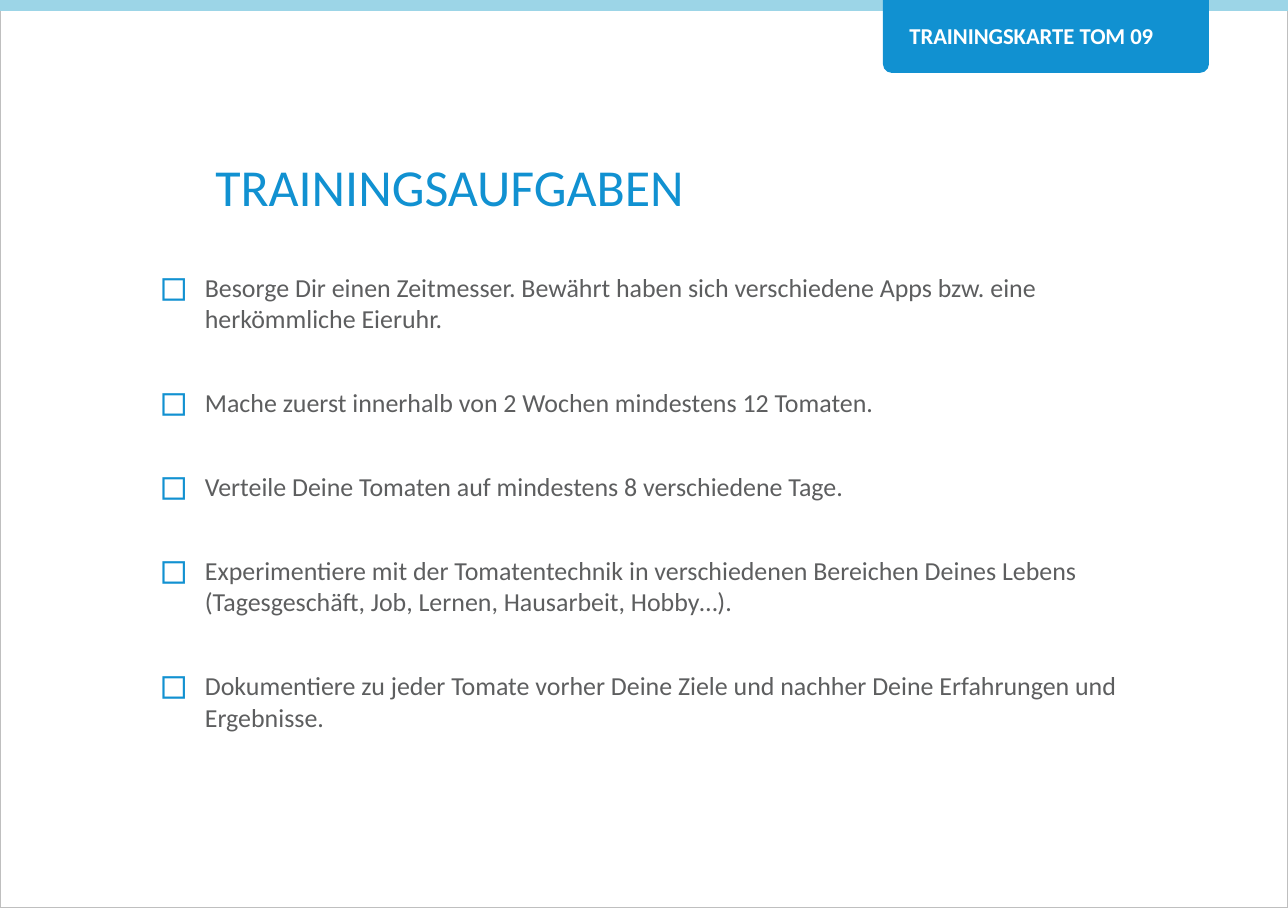
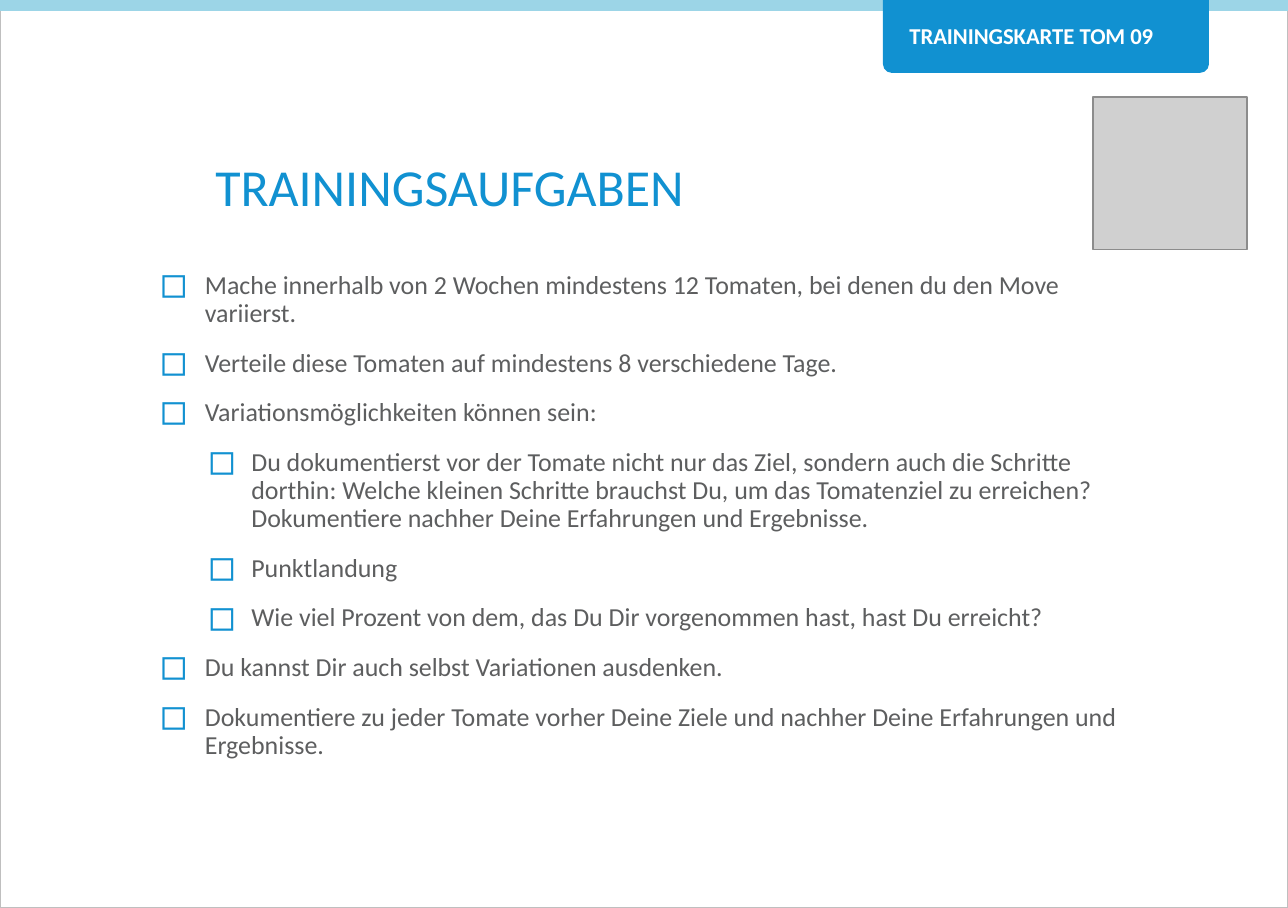
Before and after one commit to Teamtool/training-materials, a slide deck: slide 2 of agile moves/Tomatoes (TOM)/ger/apprentice/ger_TOM_09_Aufdrehen_fertig_los_AM_J.pptx. Drawn at 1288x908 pixels with LibreOffice and Linux fonts; fonts in the diff are those of the drawing; grey boxes stand for pictures; background and template pictures are left out. Boxes give left, top, right and bottom in pixels: in the first picture for what was removed or moved away, otherwise in the second. Text is boxed around its words. In the diff, an @@ line names an element or a change of style, - is before the commit and + after.

```diff
--- a/agile moves/Tomatoes (TOM)/ger/apprentice/ger_TOM_09_Aufdrehen_fertig_los_AM_J.pptx
+++ b/agile moves/Tomatoes (TOM)/ger/apprentice/ger_TOM_09_Aufdrehen_fertig_los_AM_J.pptx
@@ picture added at <box>1093,97,1248,249</box> @@
@@ text at <box>205,276,1092,676</box>: text changed @@
-◻ Besorge Dir einen Zeitmesser. Bewährt haben sich verschiedene Apps bzw. eine herkömmliche Eieruhr.
-◻ Mache zuerst innerhalb von 2 Wochen mindestens 12 Tomaten.
-◻ Verteile Deine Tomaten auf mindestens 8 verschiedene Tage.
-◻ Experimentiere mit der Tomatentechnik in verschiedenen Bereichen Deines Lebens (Tagesgeschäft, Job, Lernen, Hausarbeit, Hobby…).
+◻ Mache innerhalb von 2 Wochen mindestens 12 Tomaten, bei denen du den Move variierst.
+◻ Verteile diese Tomaten auf mindestens 8 verschiedene Tage.
+◻ Variationsmöglichkeiten können sein:
+  ◻ Du dokumentierst vor der Tomate nicht nur das Ziel, sondern auch die Schritte dorthin: Welche kleinen Schritte brauchst Du, um das Tomatenziel zu erreichen? Dokumentiere nachher Deine Erfahrungen und Ergebnisse.
+  ◻ Punktlandung
+  ◻ Wie viel Prozent von dem, das Du Dir vorgenommen hast, hast Du erreicht?
+◻ Du kannst Dir auch selbst Variationen ausdenken.
@@ text at <box>205,708,1116,759</box>: line spacing 1 to 0.9 @@
```
Also in this commit, not shown: 2 other files.
